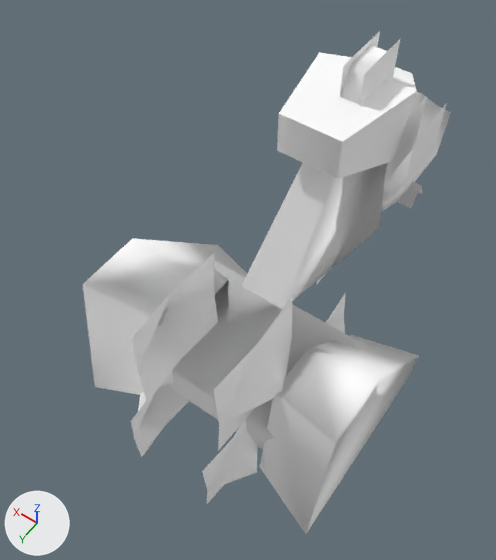
Before and after pictures for a commit that changed the OBJ model Assets/Art/Nova1492/GXConverted/Models/UnitParts/Legs/datan_common_legs3_ktpr_aa64fc50.obj.
Camera for both pictures: a camera (50 mm lens) standing at (-0.95, 2.05, 2.6) and looking at (0.09, 0.59, 0.31). Every picture has the same lights, and +X, +Y and +Z are marked at lower left. The first picture is the older version. Where no turn or scale is listed for an object, it has been applied to the vertices. Vertices at exactly the same position are counted once.

Objects in the first picture: 'datan_common_legs3_ktpr_aa64fc50_mesh00', 'datan_common_legs3_ktpr_aa64fc50_mesh01', 'datan_common_legs3_ktpr_aa64fc50_mesh02', 'datan_common_legs3_ktpr_aa64fc50_mesh05', 'datan_common_legs3_ktpr_aa64fc50_mesh06', 'datan_common_legs3_ktpr_aa64fc50_mesh07', 'datan_common_legs3_ktpr_aa64fc50_mesh08', 'datan_common_legs3_ktpr_aa64fc50_mesh10', 'datan_common_legs3_ktpr_aa64fc50_mesh11'.
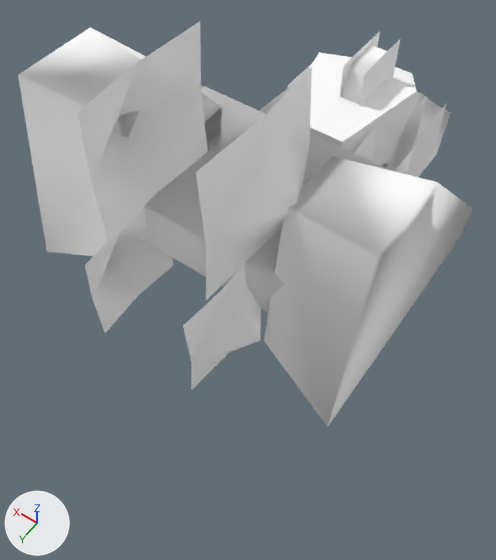
Changed parts and their boxes (x1, y1, x2, y2) in the pictures (496 x 560 px):
'datan_common_legs3_ktpr_aa64fc50_mesh05', moved: before (83, 238, 419, 534); after (18, 27, 473, 427)
'datan_common_legs3_ktpr_aa64fc50_mesh11', moved: before (132, 253, 218, 402); after (77, 21, 208, 243)
'datan_common_legs3_ktpr_aa64fc50_mesh08', moved: before (213, 297, 292, 451); after (196, 67, 312, 300)
'datan_common_legs3_ktpr_aa64fc50_mesh10', moved: before (131, 372, 189, 458); after (85, 209, 174, 333)
'datan_common_legs3_ktpr_aa64fc50_mesh06', moved: before (202, 421, 258, 504); after (183, 265, 261, 390)
'datan_common_legs3_ktpr_aa64fc50_mesh07', moved: before (325, 292, 346, 333); after (354, 123, 377, 162)
'datan_common_legs3_ktpr_aa64fc50_mesh09', moved (not visible before): after (259, 86, 291, 114)
'datan_common_legs3_ktpr_aa64fc50_mesh03', moved (not visible before): after (288, 65, 311, 89)
'datan_common_legs3_ktpr_aa64fc50_mesh00', unchanged, covered by the edit: before (242, 52, 451, 309); after (307, 52, 451, 177)

Edits to the bpy script that builds the scene:
```text
Change me_datan_common_legs3_ktpr_aa64fc50_mesh03:
    remove me_datan_common_legs3_ktpr_aa64fc50_mesh03.from_pydata(...)  # 8 vertices, 4 faces; spans x 0.203..0.288, y -0.23..0.039, z -0.398..-0.126
    add me_datan_common_legs3_ktpr_aa64fc50_mesh03.from_pydata(...)  # 8 vertices, 4 faces; spans x 0.203..0.288, y -0.23..0.039, z 0.605..0.877
    me_datan_common_legs3_ktpr_aa64fc50_mesh03 part 1: the whole mesh is moved by (0.0, 0.0, 1.003)
Change me_datan_common_legs3_ktpr_aa64fc50_mesh05:
    remove me_datan_common_legs3_ktpr_aa64fc50_mesh05.from_pydata(...)  # 28 vertices, 44 faces; spans x -0.599..0.6, y 0.157..1.145, z -0.324..0.374
    add me_datan_common_legs3_ktpr_aa64fc50_mesh05.from_pydata(...)  # 28 vertices, 44 faces; spans x -0.599..0.6, y 0.157..1.145, z 0.678..1.377
    me_datan_common_legs3_ktpr_aa64fc50_mesh05 part 2: the whole mesh is moved by (0.0, 0.0, 1.003)
Change me_datan_common_legs3_ktpr_aa64fc50_mesh06:
    remove me_datan_common_legs3_ktpr_aa64fc50_mesh06.from_pydata(...)  # 9 vertices, 8 faces; spans x -0.318..-0.184, y 0.922..1.285, z -0.33..0.033
    add me_datan_common_legs3_ktpr_aa64fc50_mesh06.from_pydata(...)  # 9 vertices, 8 faces; spans x -0.318..-0.184, y 0.922..1.285, z 0.673..1.036
    me_datan_common_legs3_ktpr_aa64fc50_mesh06 part 3: the whole mesh is moved by (0.0, 0.0, 1.003)
Change me_datan_common_legs3_ktpr_aa64fc50_mesh07:
    remove me_datan_common_legs3_ktpr_aa64fc50_mesh07.from_pydata(...)  # 9 vertices, 8 faces; spans x -0.318..-0.184, y 0.187..0.549, z -0.359..0.003
    add me_datan_common_legs3_ktpr_aa64fc50_mesh07.from_pydata(...)  # 9 vertices, 8 faces; spans x -0.318..-0.184, y 0.187..0.549, z 0.644..1.006
    me_datan_common_legs3_ktpr_aa64fc50_mesh07 part 4: the whole mesh is moved by (0.0, 0.0, 1.003)
Change me_datan_common_legs3_ktpr_aa64fc50_mesh08:
    remove me_datan_common_legs3_ktpr_aa64fc50_mesh08.from_pydata(...)  # 9 vertices, 8 faces; spans x -0.318..-0.184, y 0.692..1.181, z 0.033..0.523
    add me_datan_common_legs3_ktpr_aa64fc50_mesh08.from_pydata(...)  # 9 vertices, 8 faces; spans x -0.318..-0.184, y 0.692..1.181, z 1.036..1.525
    me_datan_common_legs3_ktpr_aa64fc50_mesh08 part 5: the whole mesh is moved by (0.0, 0.0, 1.003)
Change me_datan_common_legs3_ktpr_aa64fc50_mesh09:
    remove me_datan_common_legs3_ktpr_aa64fc50_mesh09.from_pydata(...)  # 9 vertices, 8 faces; spans x 0.184..0.318, y 0.187..0.549, z -0.359..0.003
    add me_datan_common_legs3_ktpr_aa64fc50_mesh09.from_pydata(...)  # 9 vertices, 8 faces; spans x 0.184..0.318, y 0.187..0.549, z 0.644..1.006
    me_datan_common_legs3_ktpr_aa64fc50_mesh09 part 6: the whole mesh is moved by (0.0, 0.0, 1.003)
Change me_datan_common_legs3_ktpr_aa64fc50_mesh10:
    remove me_datan_common_legs3_ktpr_aa64fc50_mesh10.from_pydata(...)  # 9 vertices, 8 faces; spans x 0.184..0.318, y 0.922..1.285, z -0.33..0.033
    add me_datan_common_legs3_ktpr_aa64fc50_mesh10.from_pydata(...)  # 9 vertices, 8 faces; spans x 0.184..0.318, y 0.922..1.285, z 0.673..1.036
    me_datan_common_legs3_ktpr_aa64fc50_mesh10 part 7: the whole mesh is moved by (0.0, 0.0, 1.003)
Change me_datan_common_legs3_ktpr_aa64fc50_mesh11:
    remove me_datan_common_legs3_ktpr_aa64fc50_mesh11.from_pydata(...)  # 9 vertices, 8 faces; spans x 0.184..0.318, y 0.692..1.181, z 0.033..0.522
    add me_datan_common_legs3_ktpr_aa64fc50_mesh11.from_pydata(...)  # 9 vertices, 8 faces; spans x 0.184..0.318, y 0.692..1.181, z 1.036..1.525
    me_datan_common_legs3_ktpr_aa64fc50_mesh11 part 8: the whole mesh is moved by (0.0, 0.0, 1.003)
```
